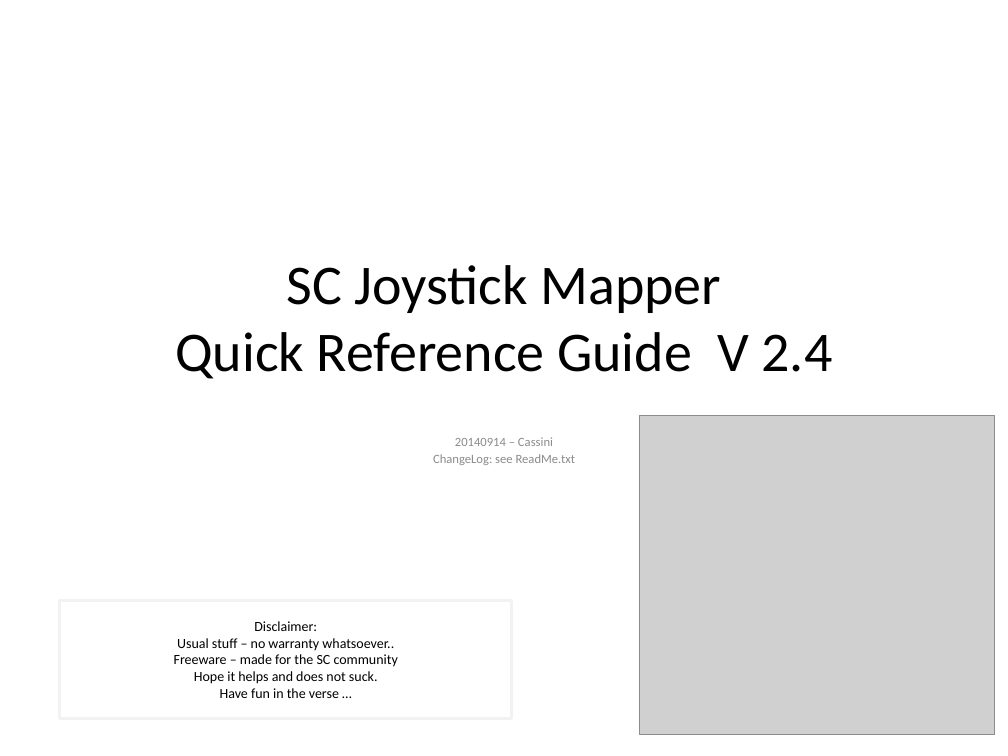
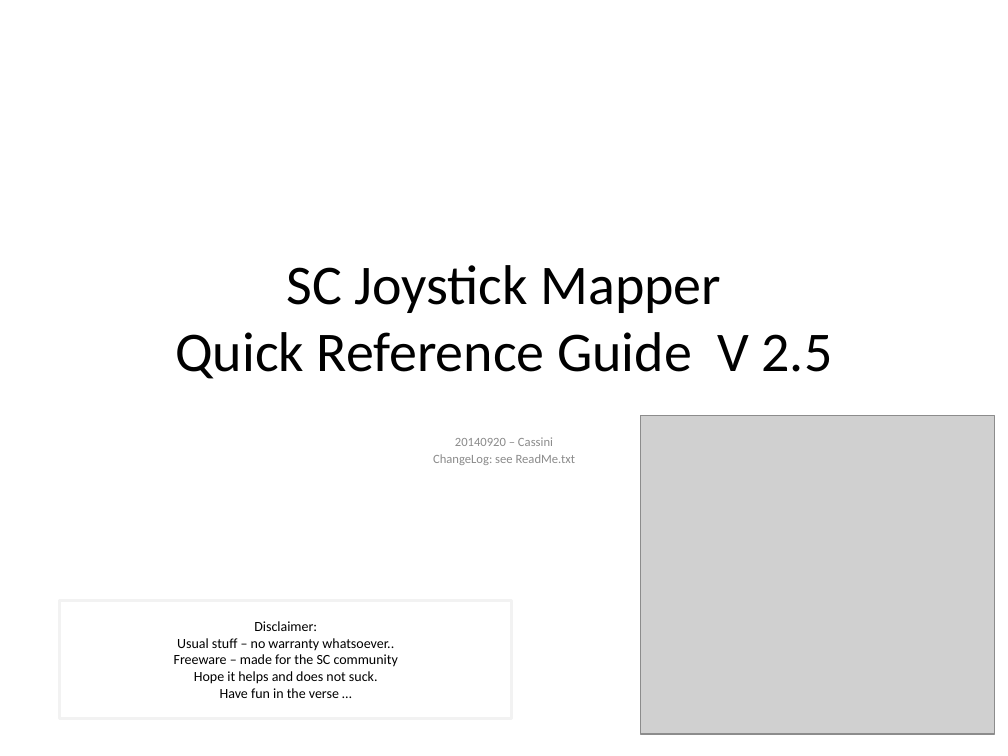
Before and after one commit to SCToolsfactory/SCJMapper-V2, a slide deck: slide 1 of doc/SCJMapper_QGuide.pptx. Drawn at 1008x756 pixels with LibreOffice and Linux fonts; fonts in the diff are those of the drawing; grey boxes stand for pictures. Boxes give left, top, right and bottom in pixels: in the first picture for what was removed or moved away, otherwise in the second. Text is boxed around its words. In the diff, an @@ line names an element or a change of style, - is before the commit and + after.

```diff
--- a/doc/SCJMapper_QGuide.pptx
+++ b/doc/SCJMapper_QGuide.pptx
@@ title at (x1=175, y1=265, x2=833, y2=379): text changed @@
-SC Joystick Mapper
-Quick Reference Guide V 2.4
+SC Joystick Mapper
+Quick Reference Guide V 2.5
@@ subtitle at (x1=455, y1=437, x2=553, y2=446): text changed @@
-20140914 – Cassini
+20140920 – Cassini
```
Also in this commit, not shown: 4 other slides changed, 1 slide added, 16 other files.
